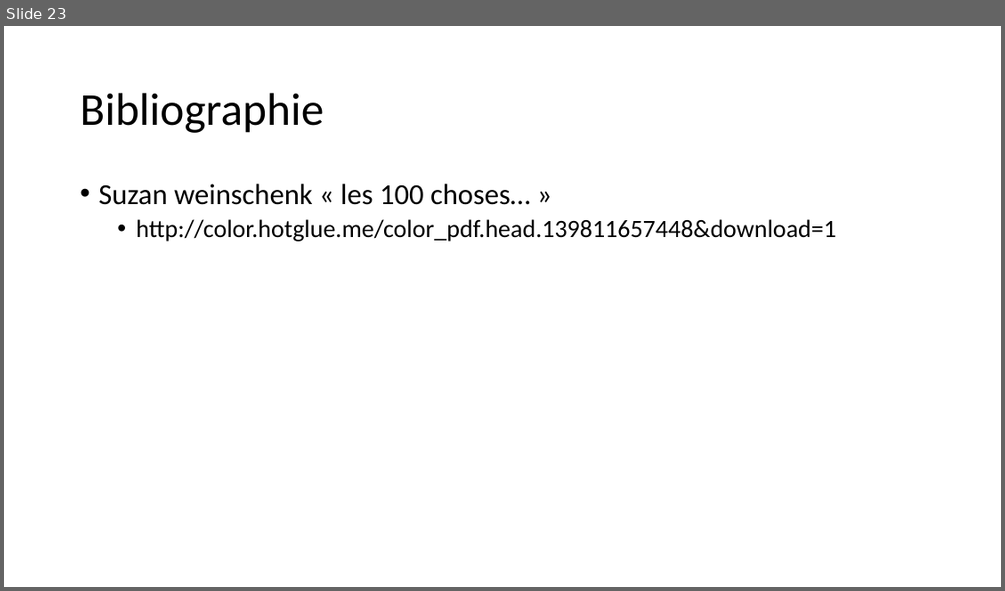
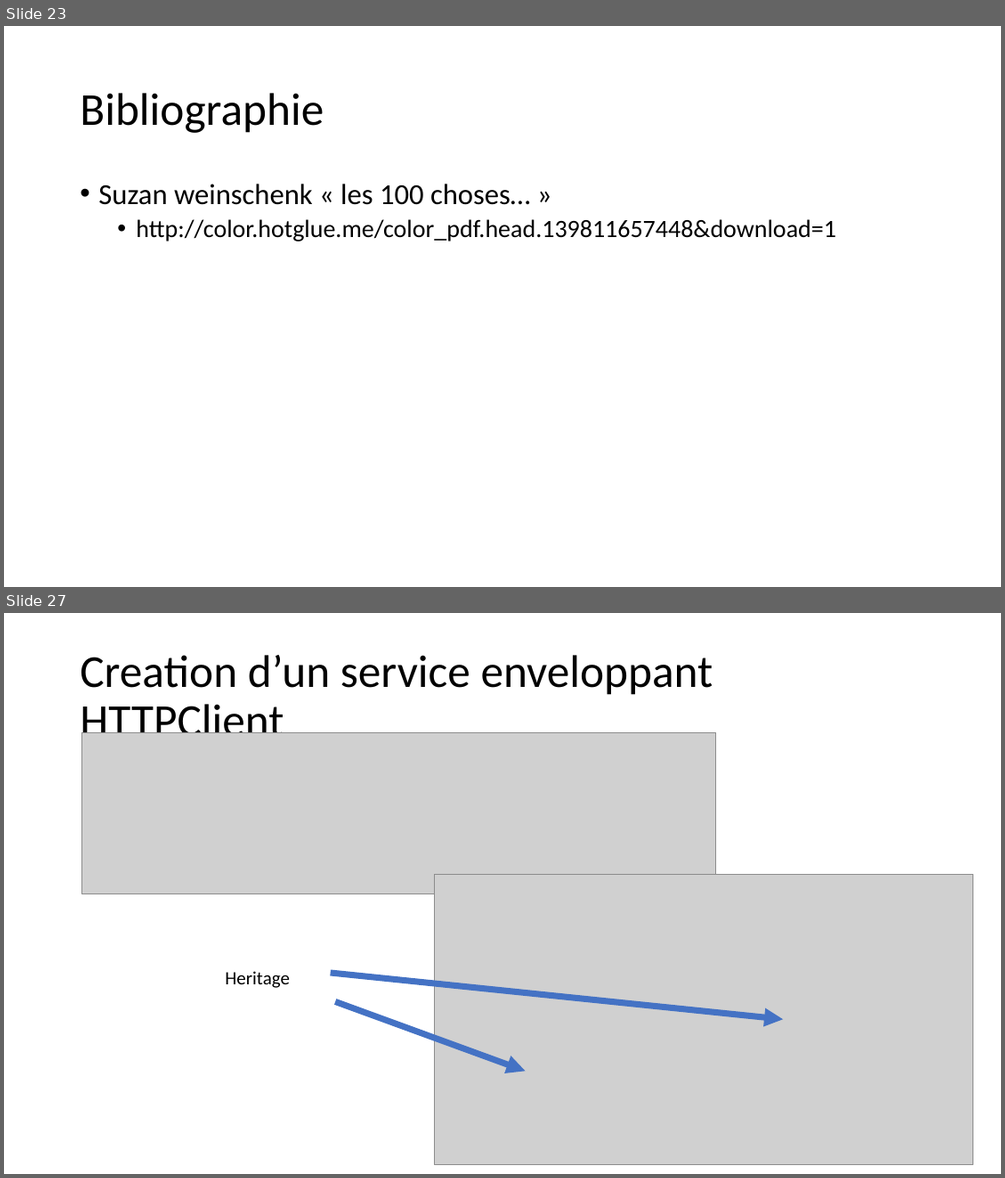
Before and after one commit to jlg-formation/fancv1-mars-21, a slide deck: notes.pptx. Shown one above the other, each under a label of ours: slide 23 before the commit, slides 23 and 27 after it; the slides between them are not shown. The pictures are 1005x591 and 1005x1178 pixels, drawn with LibreOffice and Linux fonts; fonts in the diff are those of the drawing; grey boxes stand for pictures. Boxes give left, top, right and bottom in pixels: in the first picture for what was removed or moved away, otherwise in the second. Text is boxed around its words. In the diff, an @@ line names an element or a change of style, - is before the commit and + after.

```diff
--- a/notes.pptx
+++ b/notes.pptx
@@ slide 27 added at box(4, 613, 1001, 1174), background #FFFFFF @@
@@ title added at box(80, 655, 713, 747), 44 pt, text #000000 @@
+Creation d’un service enveloppant HTTPClient
@@ picture added at box(81, 732, 717, 893) @@
@@ picture added at box(435, 874, 974, 1164) @@
@@ text added at box(225, 971, 290, 988), 18 pt, text #000000 @@
+Heritage
@@ arrow added from (331, 973) to (783, 1019), #4472C4 6 pt @@
@@ arrow added from (335, 1002) to (526, 1070), #4472C4 6 pt @@
```
Also in this commit, not shown: 2 slides changed, 8 other slides added.
